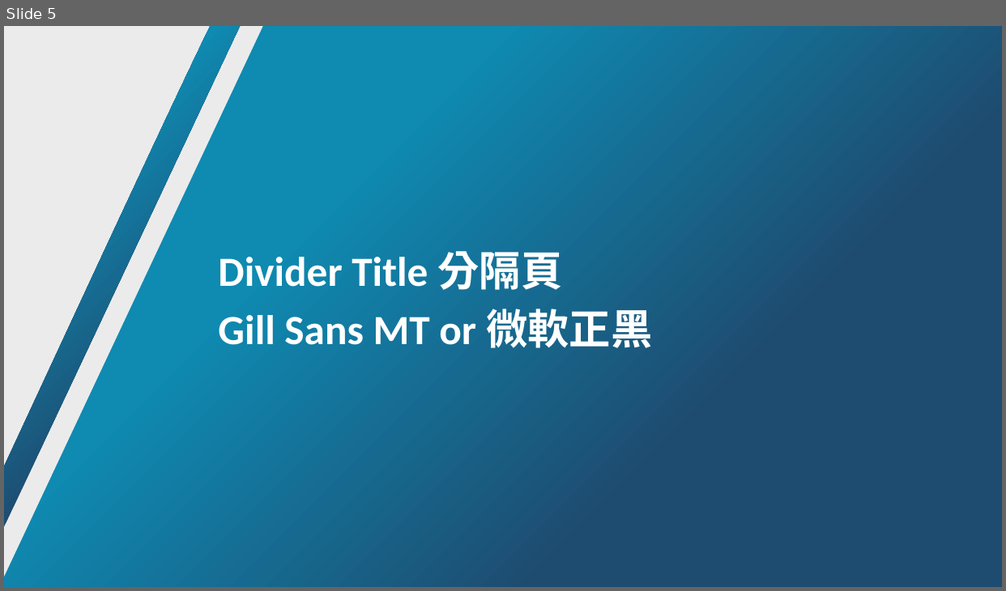
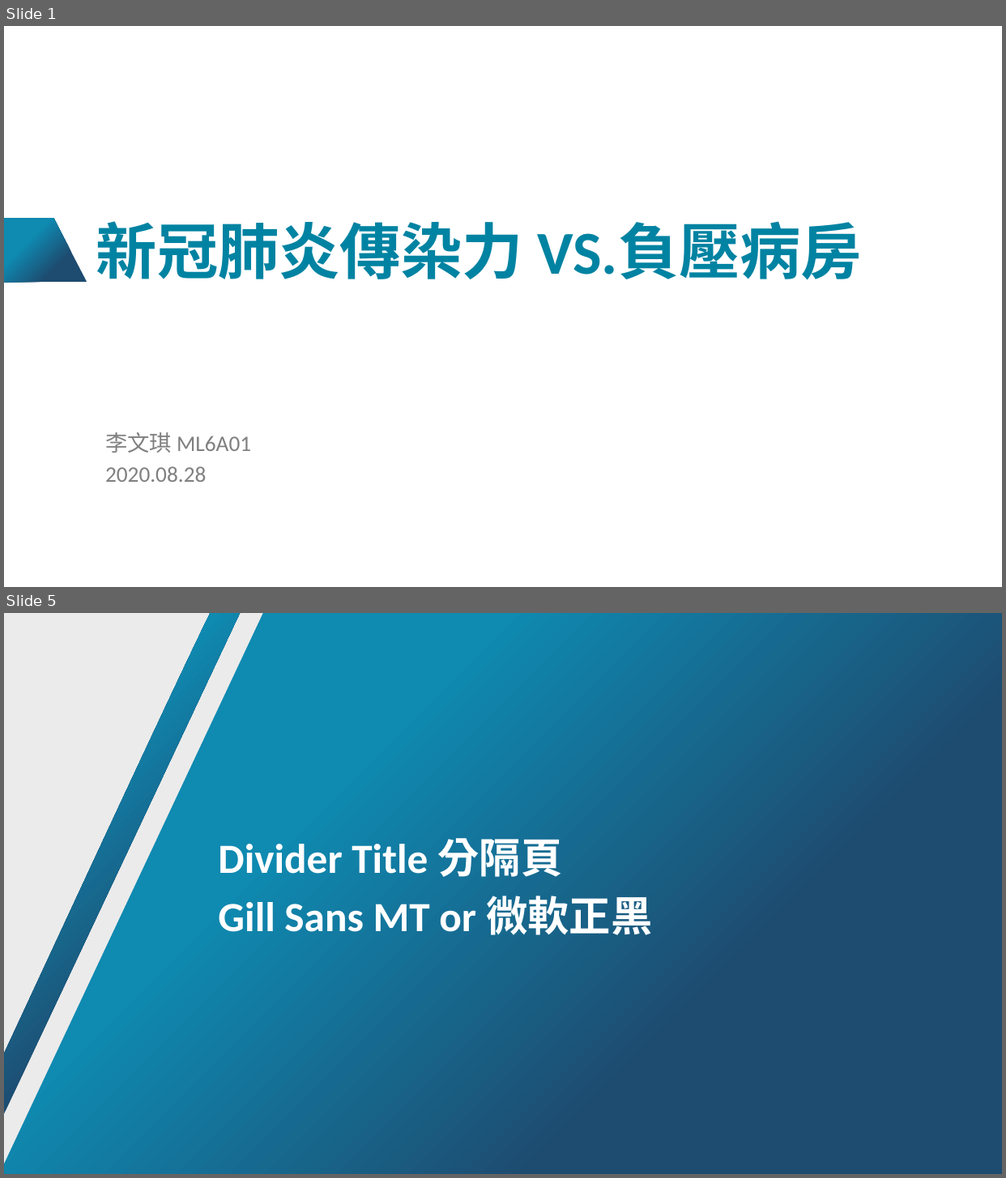
Before and after one commit to JoyLiii/temp, a slide deck: 2019_tc_template_auo_16比9_new.pptx. Shown one above the other, each under a label of ours: slide 5 before the commit, slides 1 and 5 after it; the slides between them are not shown. The pictures are 1006x591 and 1006x1178 pixels, drawn with LibreOffice and Linux fonts; fonts in the diff are those of the drawing; background and template pictures are left out. Boxes give left, top, right and bottom in pixels: in the first picture for what was removed or moved away, otherwise in the second. Text is boxed around its words. In the diff, an @@ line names an element or a change of style, - is before the commit and + after.

```diff
--- a/2019_tc_template_auo_16比9_new.pptx
+++ b/2019_tc_template_auo_16比9_new.pptx
@@ slide 1 added at [4,26,1002,587], background #FFFFFF @@
@@ freeform shape added at [4,219,87,283], fill gradient #0F8AB1 to #1E4B70 @@
@@ title added at [96,221,862,280], 44 pt, text #0083A2, bold @@
+新冠肺炎傳染力 VS.負壓病房
@@ text added at [105,433,251,482], 16 pt, text #808080 @@
+李文琪 ML6A01
+2020.08.28
```
Also in this commit, not shown: 1 slide changed, 2 other slides added, 4 slides removed, 1 other file.
